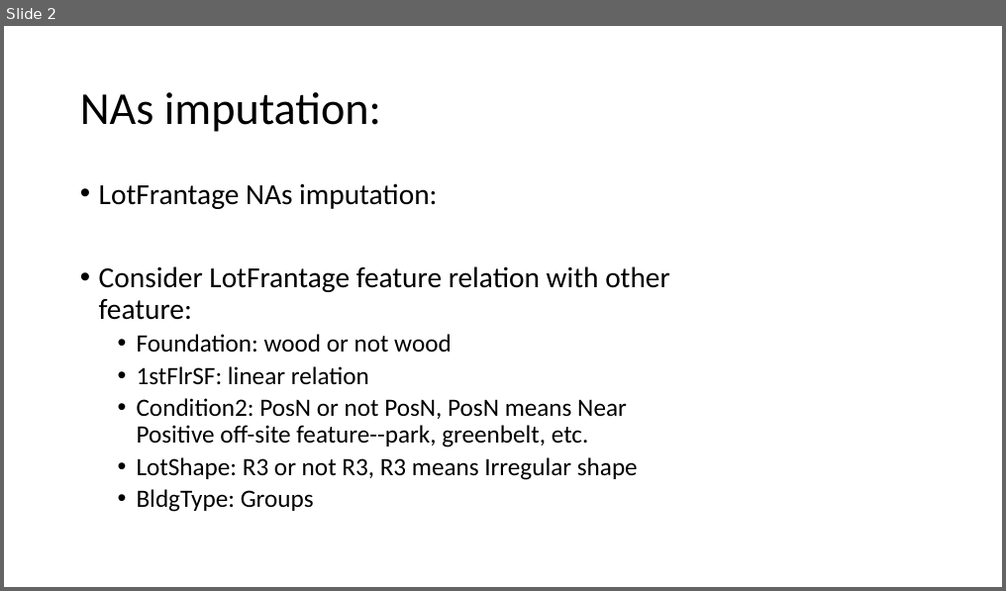
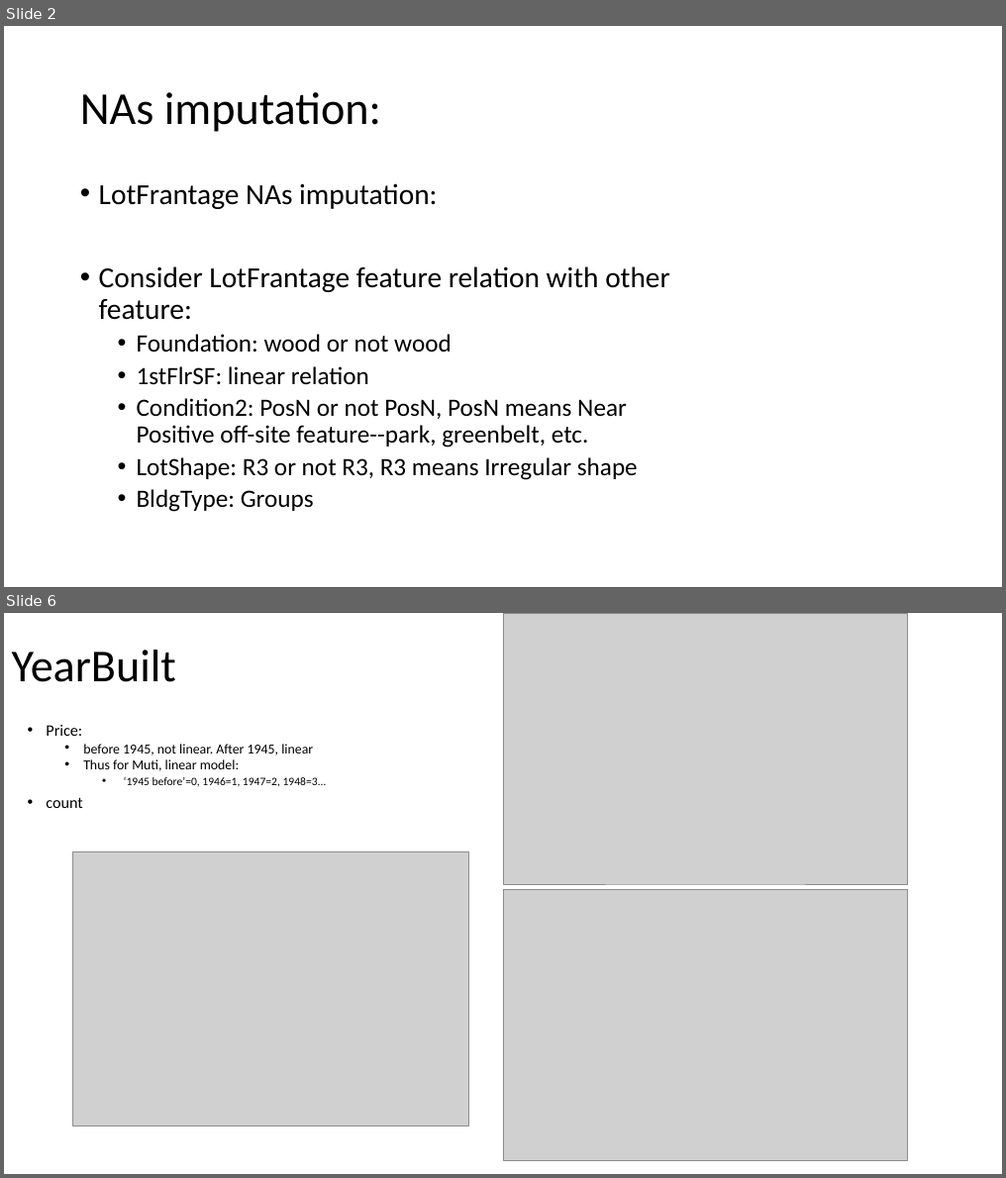
Before and after one commit to joshualee791204/Octopus, a slide deck: Presentation_record.pptx. Shown one above the other, each under a label of ours: slide 2 before the commit, slides 2 and 6 after it; the slides between them are not shown. The pictures are 1006x591 and 1006x1178 pixels, drawn with LibreOffice and Linux fonts; fonts in the diff are those of the drawing; grey boxes stand for pictures. Boxes give left, top, right and bottom in pixels: in the first picture for what was removed or moved away, otherwise in the second. Text is boxed around its words. In the diff, an @@ line names an element or a change of style, - is before the commit and + after.

Commit message:
Modifyed preprocess.py and Added Multi linear model 2

```diff
--- a/Presentation_record.pptx
+++ b/Presentation_record.pptx
@@ slide 6 added at [4,613,1002,1174], background #FFFFFF @@
@@ picture added at [503,613,908,884] @@
@@ title added at [12,650,176,682], 44 pt, text #000000 @@
+YearBuilt
@@ text added at [46,725,326,787], 13.2 pt, text #000000 @@
+• Price:
+  • before 1945, not linear. After 1945, linear
+  • Thus for Muti, linear model:
+    • ‘1945 before’=0, 1946=1, 1947=2, 1948=3…
+• count
@@ picture added at [73,852,469,1127] @@
@@ picture added at [503,890,908,1161] @@
```
Also in this commit, not shown: 5 other slides added, 5 other files.
